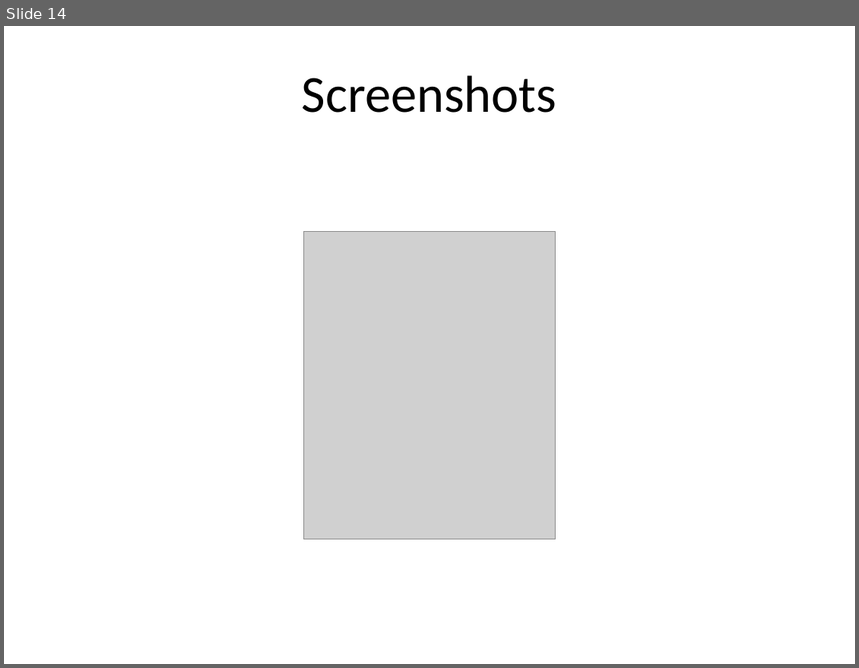
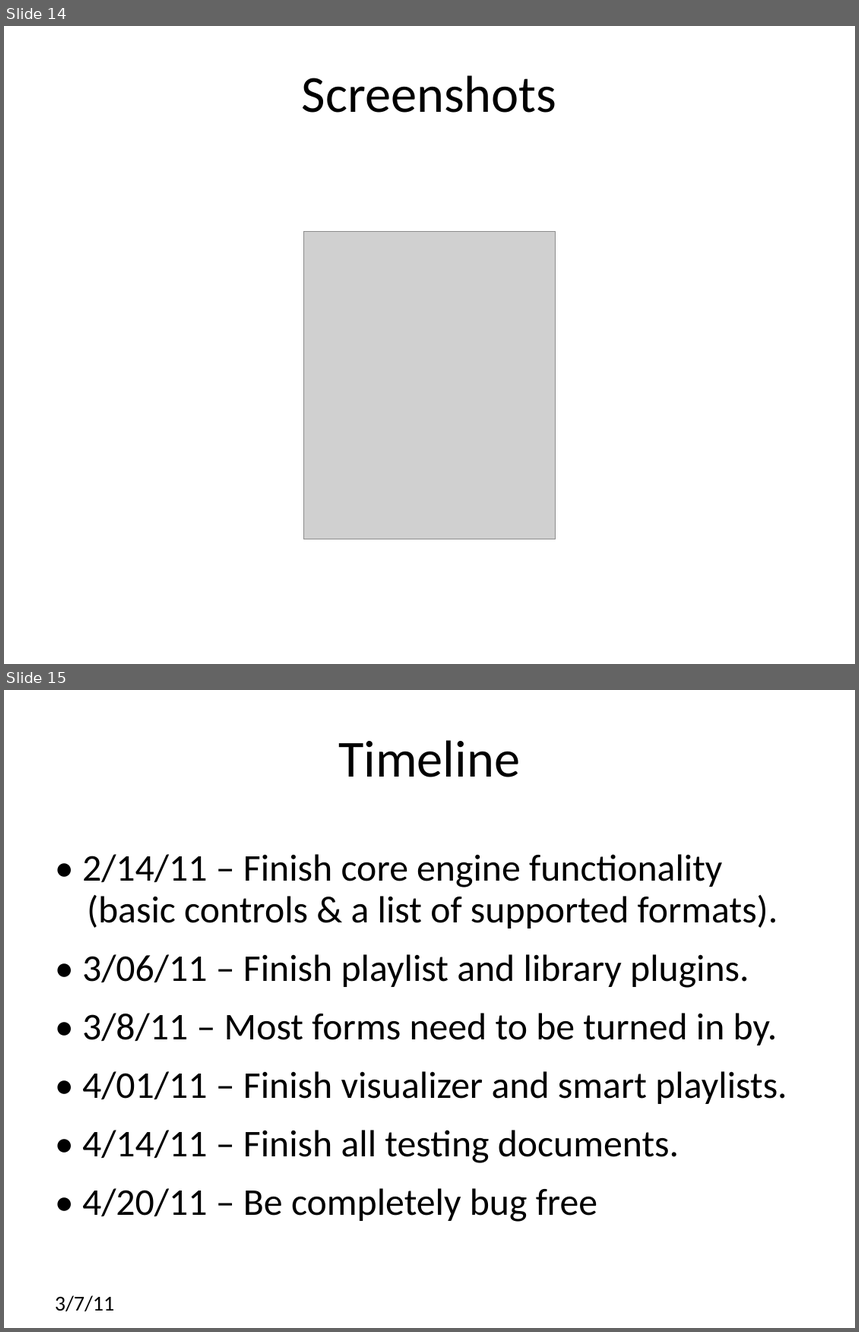
Before and after one commit to codebycliff/fractalblaster, a slide deck: trunk/doc/Mid-Semester Progress.ppt. Shown one above the other, each under a label of ours: slide 14 before the commit, slides 14 and 15 after it. The pictures are 859x668 and 859x1332 pixels, drawn with LibreOffice and Linux fonts; fonts in the diff are those of the drawing; grey boxes stand for pictures. Boxes give left, top, right and bottom in pixels: in the first picture for what was removed or moved away, otherwise in the second. Text is boxed around its words. In the diff, an @@ line names an element or a change of style, - is before the commit and + after.

```diff
--- a/trunk/doc/Mid-Semester Progress.ppt
+++ b/trunk/doc/Mid-Semester Progress.ppt
@@ slide 15 added at [4, 690, 855, 1328], background #FFFFFF @@
@@ title added at [338, 740, 520, 777], 44 pt, text #000000 @@
+Timeline
@@ text added at [82, 854, 787, 1222], 32 pt, text #000000 @@
+• 2/14/11 – Finish core engine functionality (basic controls & a list of supported formats).
+• 3/06/11 – Finish playlist and library plugins.
+• 3/8/11 – Most forms need to be turned in by.
+• 4/01/11 – Finish visualizer and smart playlists.
+• 4/14/11 – Finish all testing documents.
+• 4/20/11 – Be completely bug free
@@ text added at [55, 1296, 114, 1312], 18 pt, text #000000 @@
+3/7/11
```
Also in this commit, not shown: 2 slides changed, 2 other slides added, 1 other file.
